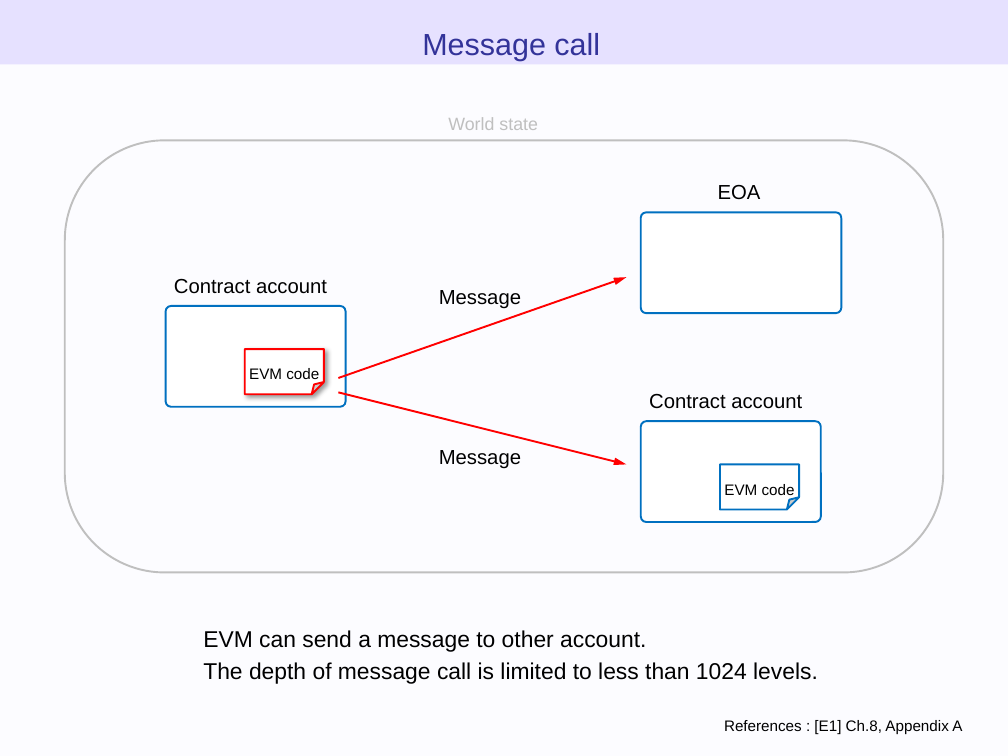
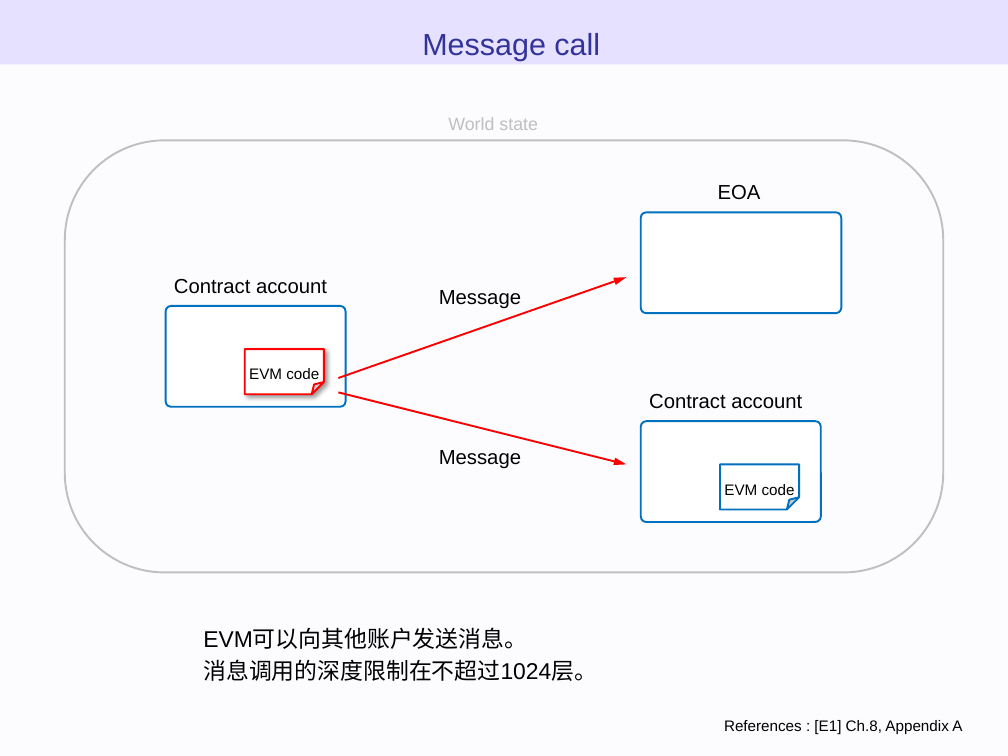
Before and after one commit to WTNO/Evm_Js_Learning, a slide deck: slide 56 of ethereum_evm_illustrated - 翻译.pptx. Drawn at 1008x756 pixels with LibreOffice and Linux fonts; fonts in the diff are those of the drawing. Boxes give left, top, right and bottom in pixels: in the first picture for what was removed or moved away, otherwise in the second. Text is boxed around its words. In the diff, an @@ line names an element or a change of style, - is before the commit and + after.

```diff
--- a/ethereum_evm_illustrated - 翻译.pptx
+++ b/ethereum_evm_illustrated - 翻译.pptx
@@ text at <box>203,629,597,681</box>: text changed @@
-EVM can send a message to other account.
-The depth of message call is limited to less than 1024 levels.
+EVM可以向其他账户发送消息。
+消息调用的深度限制在不超过1024层。
```
Also in this commit, not shown: 8 other slides changed.
